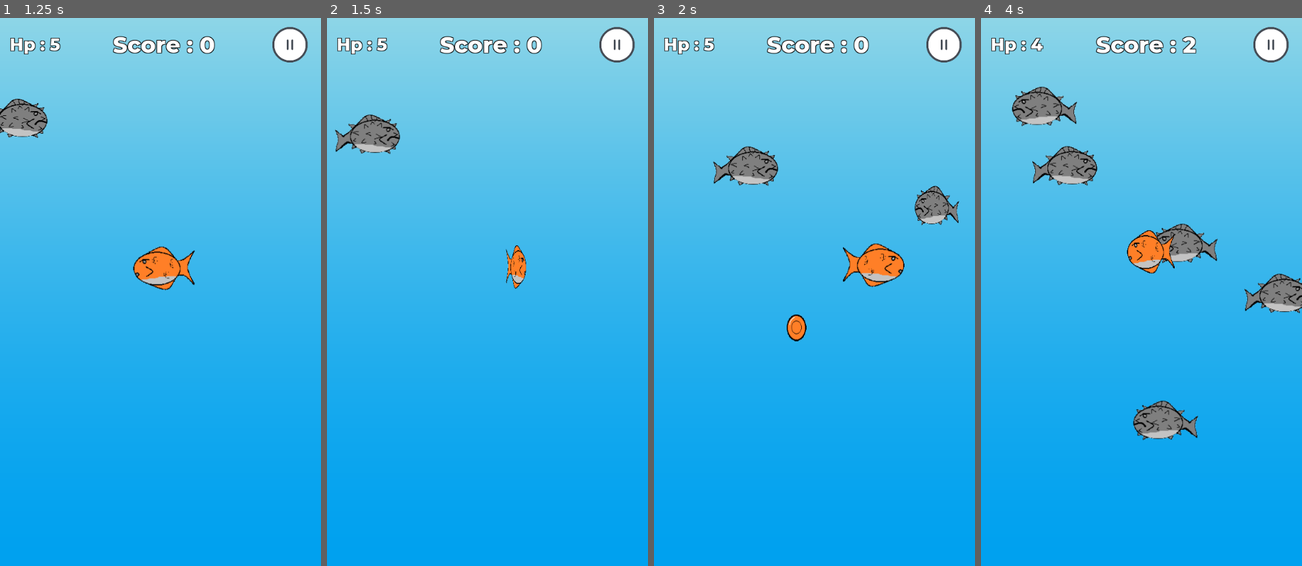
Above: before the commit, frames 1-4 (left to right).
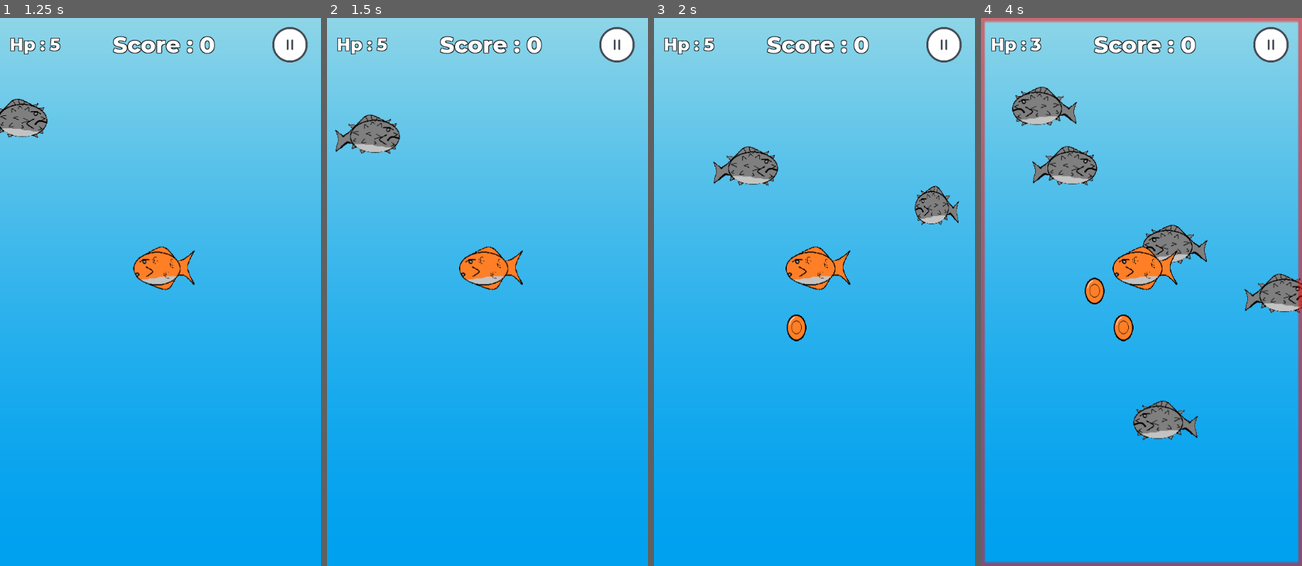
Above: after the commit, the same moments.

Repository: renosyah/gold-fish
Game: Godot game, scene res://asset/menu/menu.tscn
The game is run twice, just before and just after one commit, with the same random seed, the same clock (stepped at 60 frames per second) and the same inputs.
Inputs (mouse positions are in pixels of both pictures, inside the frame that each line leads up to):
- Up to frame 1 (1.25 s): click (160, 363) at 0.5 s
- Up to frame 2 (1.5 s): move the mouse to (558, 264) at 1.27 s; press the mouse at (558, 264) at 1.28 s
- Up to frame 3 (2 s): no input
- Up to frame 4 (4 s): move the mouse to (1077, 319) at 2.02 s; release the mouse at (1077, 319) at 2.03 s; click (1077, 319) at 2.1 s; move the mouse to (1173, 171) at 2.77 s; press the mouse at (1173, 171) at 2.78 s; move the mouse to (1125, 401) at 3.52 s; release the mouse at (1125, 401) at 3.53 s; click (1125, 401) at 3.6 s

Frame 1 is identical in both runs. In frame 2, 1.2% of the frame differs, in the area x 41-63%, y 41-50%; in frame 3, 2.0%; in frame 4, 7.2%, in the area x 0-100%, y 0-100%.

Commit message:
small revision

Diff:
--- a/asset/game/game.tscn
+++ b/asset/game/game.tscn
@@ -15,6 +15,11 @@
 [node name="bg" parent="." instance=ExtResource( 1 )]
 
 [node name="CanvasLayer" type="CanvasLayer" parent="."]
+
+[node name="click_area" type="Control" parent="CanvasLayer"]
+margin_left = 600.0
+margin_right = 600.0
+margin_bottom = 100.0
 
 [node name="ui_panel" type="HBoxContainer" parent="CanvasLayer"]
 anchor_right = 1.0
@@ -75,10 +80,6 @@
 margin_right = 600.0
 margin_bottom = 100.0
 rect_min_size = Vector2( 14, 0 )
-
-[node name="click_area" type="Control" parent="CanvasLayer"]
-anchor_right = 1.0
-anchor_bottom = 1.0
 
 [node name="game_over_panel" type="VBoxContainer" parent="CanvasLayer"]
 visible = false
Not shown: 1 places in asset/game/game.tscn that only renumber resources
